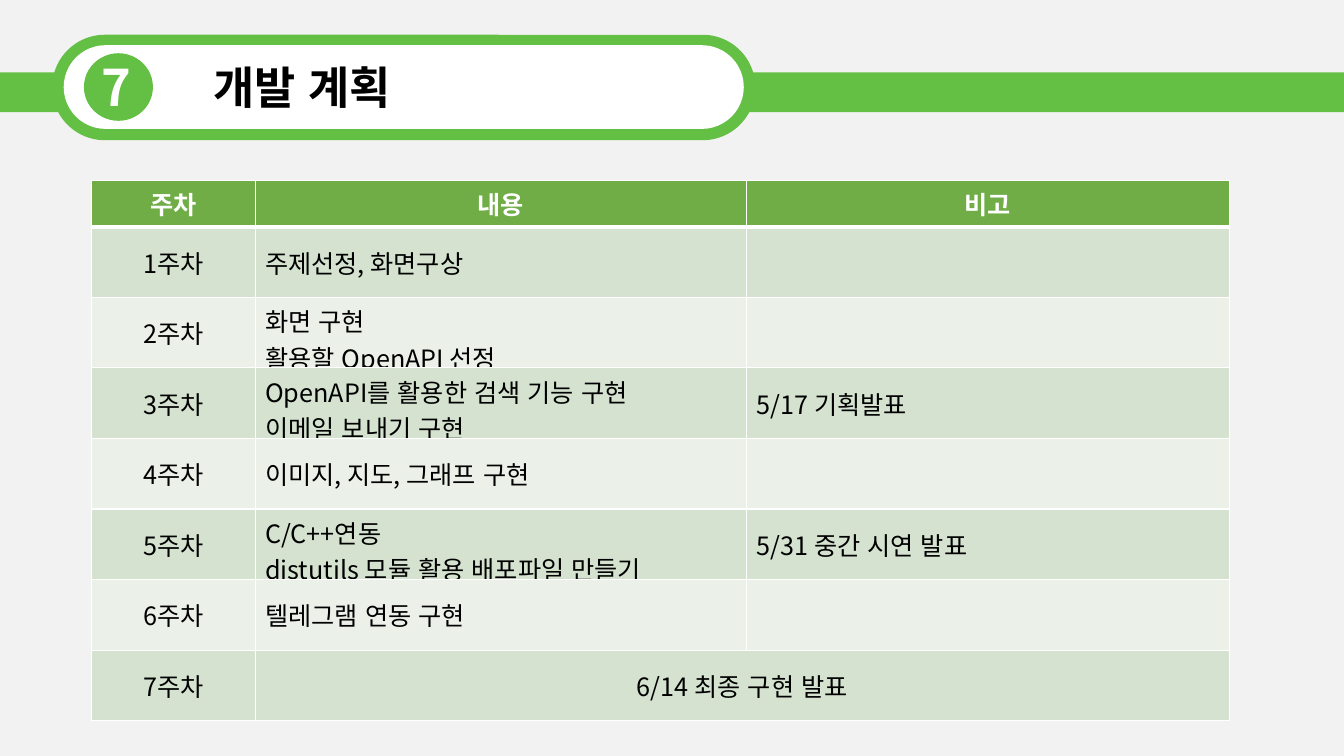
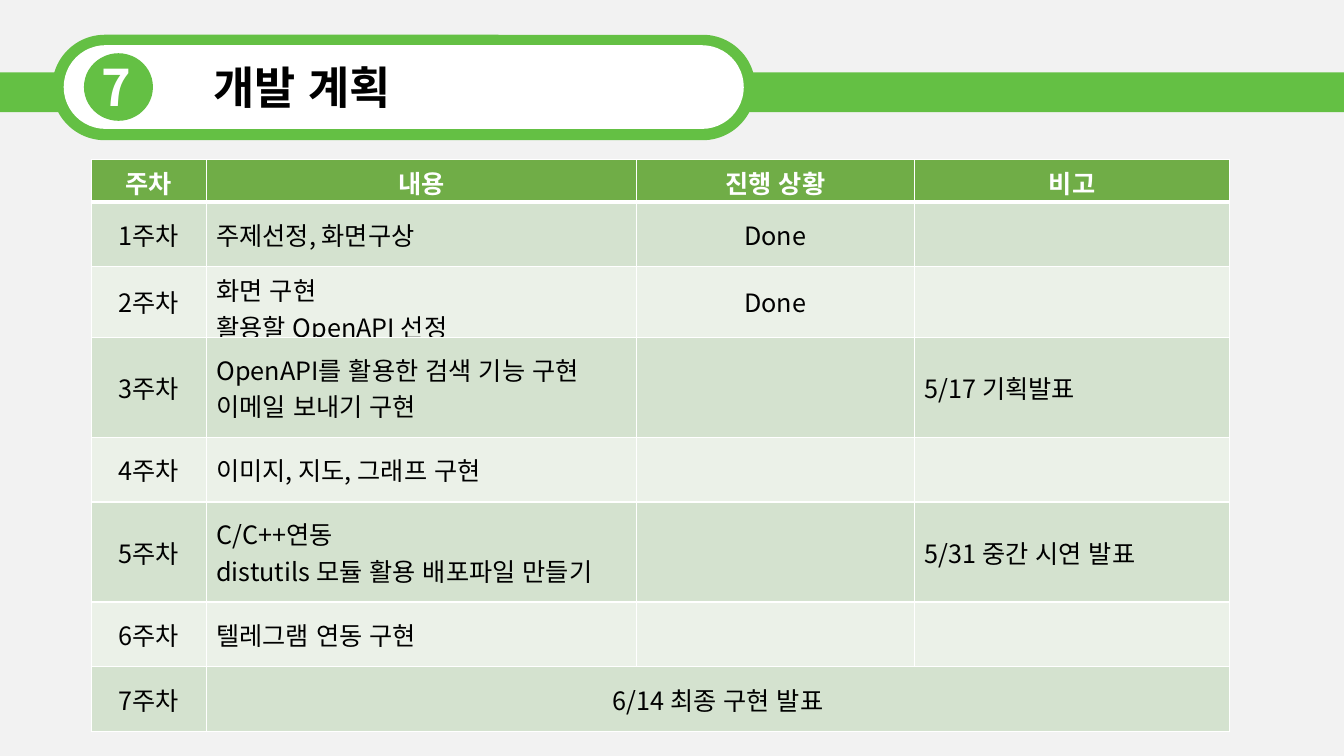
Before and after one commit to dev-kkyu/scriptlang, a slide deck: slide 9 of 기획발표_최종.pptx. Drawn at 1344x756 pixels with LibreOffice and Linux fonts; fonts in the diff are those of the drawing. Boxes give left, top, right and bottom in pixels: in the first picture for what was removed or moved away, otherwise in the second. Text is boxed around its words. In the diff, an @@ line names an element or a change of style, - is before the commit and + after.

```diff
--- a/기획발표_최종.pptx
+++ b/기획발표_최종.pptx
@@ table at box(92, 159, 1231, 731) @@
+column 3: 진행 상황 | Done | Done |  |  |  |  | 
@@ table: place and size @@
-table at box(92, 180, 1231, 721)
+table at box(92, 159, 1231, 731)
```
Also in this commit, not shown: 4 other slides changed, 1 slide added.
